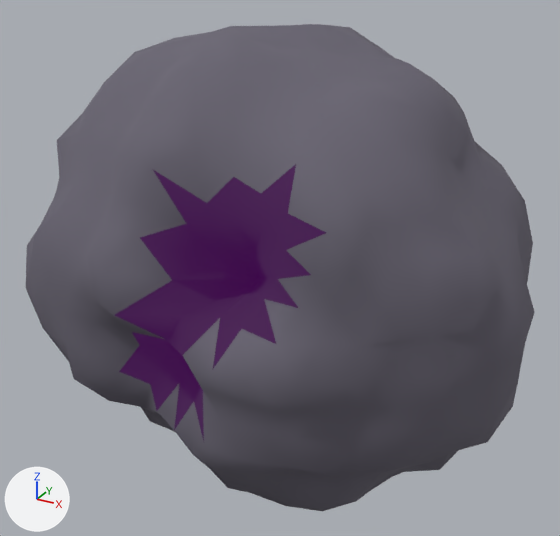
Renders of the glTF model assets/asteroids/asteroid_28.glb from each side of a commit.
One viewpoint serves both versions: a 50 mm camera at (1.45, -2.63, 1.38) aimed at (0.01, -0.01, 0.07). Lighting does not change. The marker at lower left points along +X, +Y and +Z. The older version comes first.

In view in the first picture: 'Asteroid_28'.
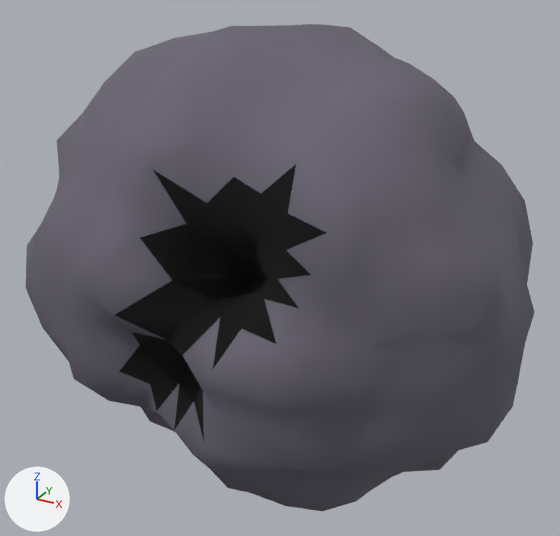
Where the change shows, as pixel boxes [x1, y1, x2, y2] in the pictures (560 x 536 px):
'Asteroid_28', recoloured, surface changed (darker): [113, 163, 328, 440] in both

The change, as a list of edits to the scene's bpy script:
```text
Change mat_asteroidcrater_28:
    mat_asteroidcrater_28.base_color: (0.02, 0.01, 0.02) -> (0.0, 0.0, 0.0)  # black #271927 -> black #000000
    remove mat_asteroidcrater_28.emission_color = (0.042, 0.0, 0.063)  # dark purple #3a0047
    remove mat_asteroidcrater_28.emission_strength = 1.0
```
